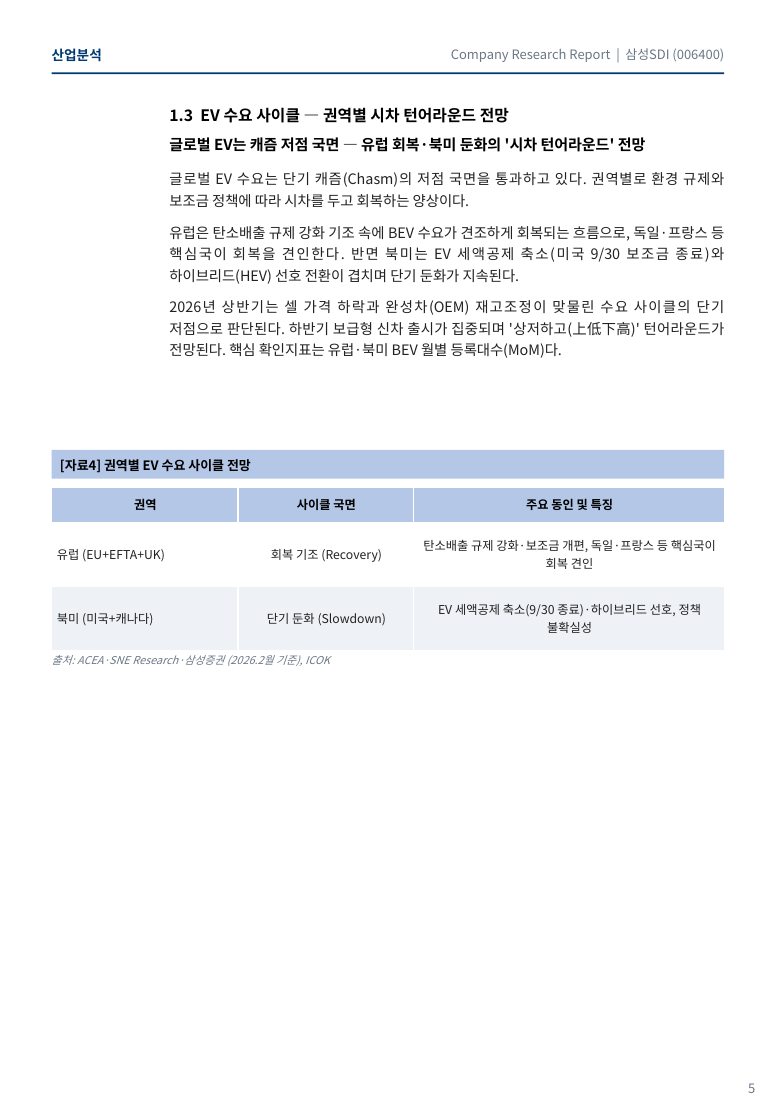
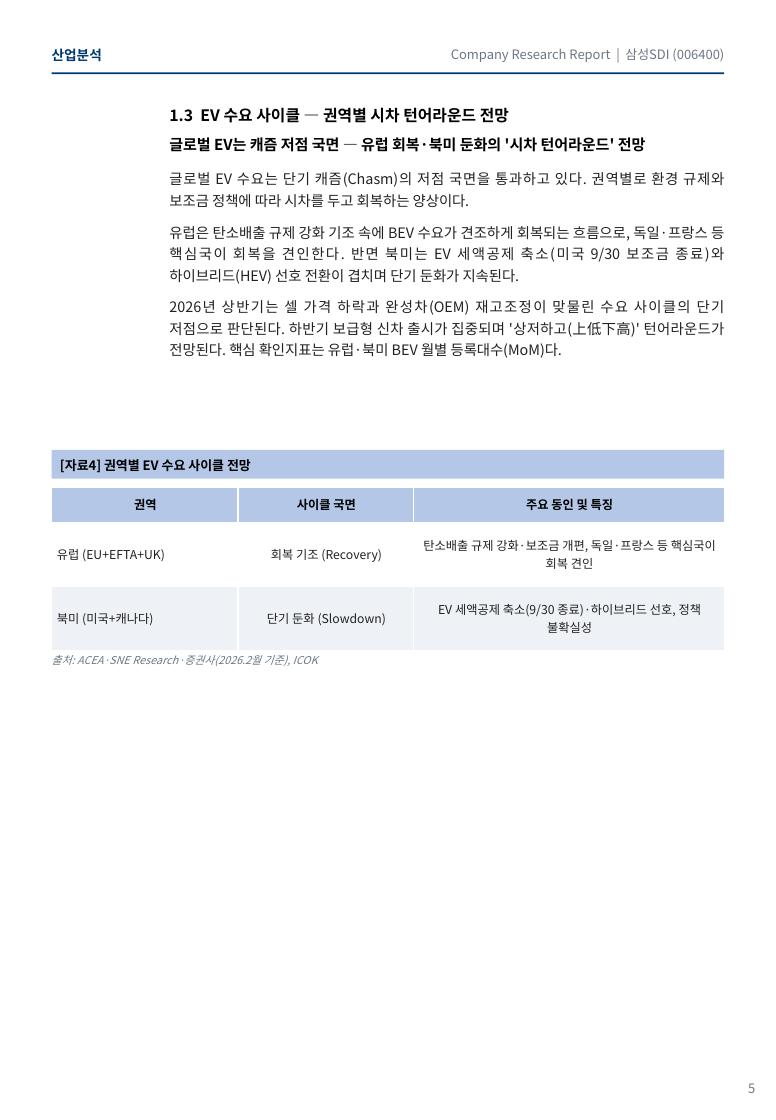
Before and after one commit to ICOKFund/Margin04, a slide deck: slide 5 of ICOK_삼성SDI_006400.pptx. Drawn at 776x1120 pixels with LibreOffice and Linux fonts; fonts in the diff are those of the drawing. Boxes give left, top, right and bottom in pixels: in the first picture for what was removed or moved away, otherwise in the second. Text is boxed around its words. In the diff, an @@ line names an element or a change of style, - is before the commit and + after.

```diff
--- a/ICOK_삼성SDI_006400.pptx
+++ b/ICOK_삼성SDI_006400.pptx
@@ text at box(52, 655, 318, 666): text changed @@
-출처: ACEA·SNE Research·삼성증권 (2026.2월 기준), ICOK
+출처: ACEA·SNE Research·증권사(2026.2월 기준), ICOK
```
Also in this commit, not shown: 7 other slides changed, 1 other file.
